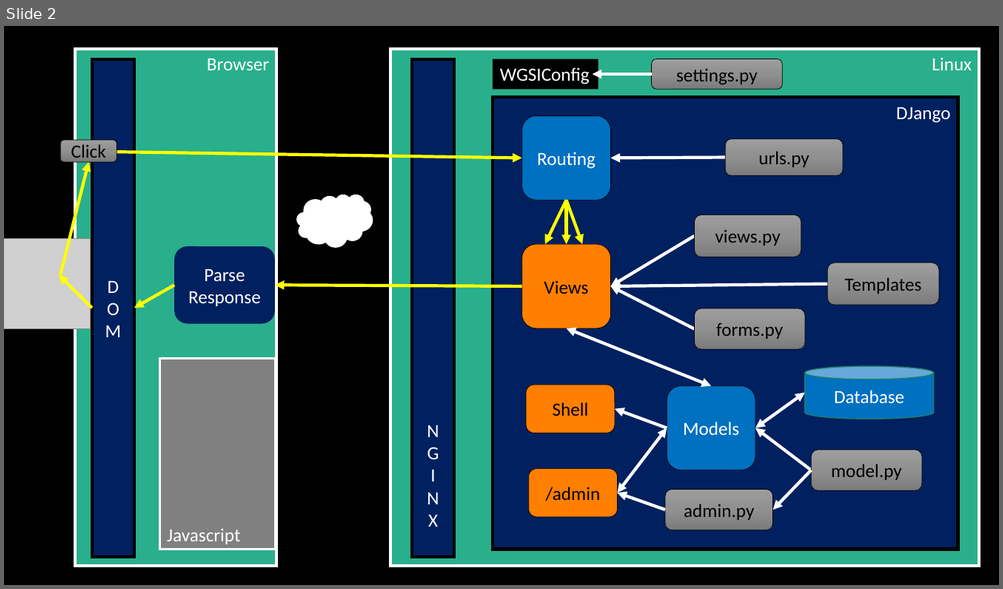
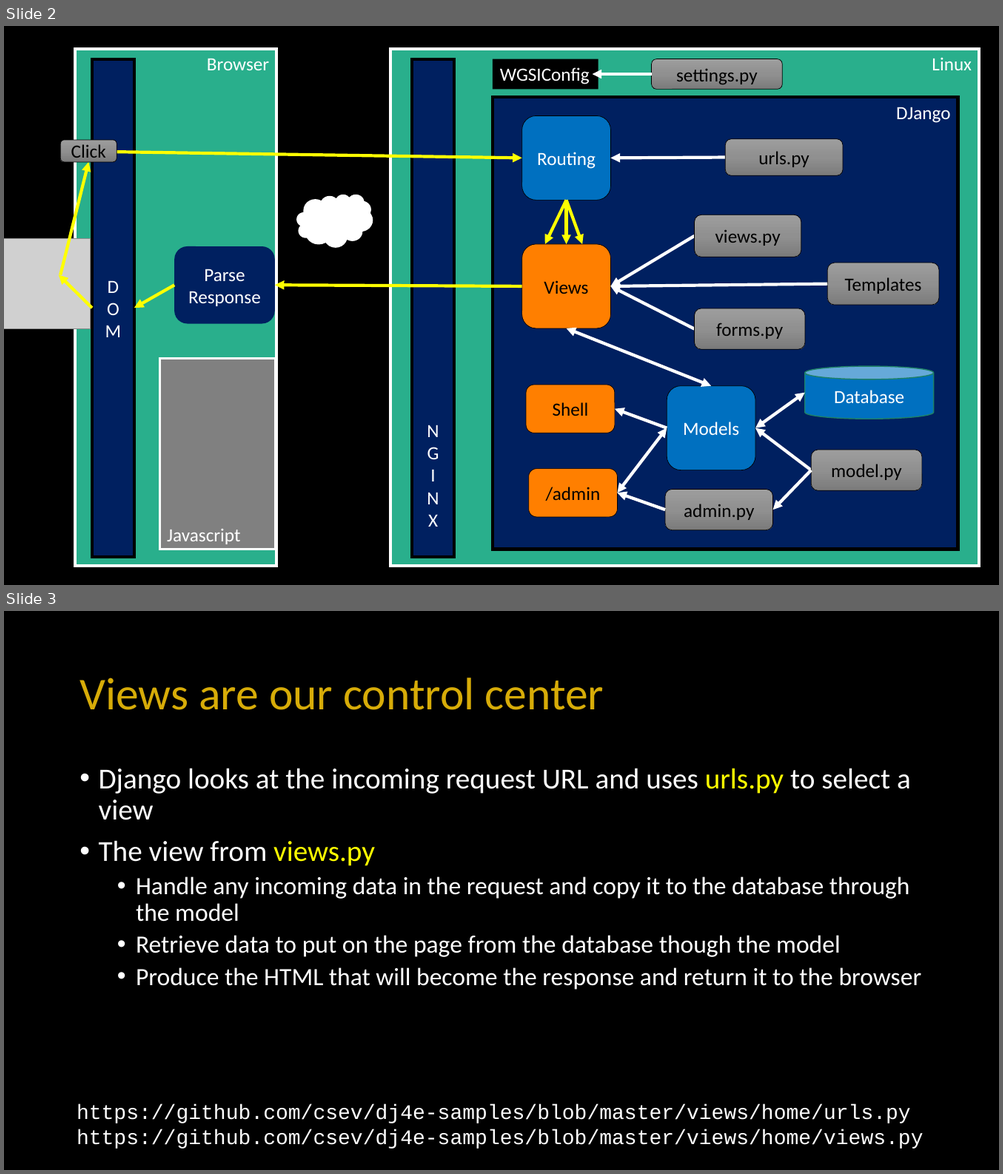
Before and after one commit to csev/dj4e, a slide deck: lectures/DJ-05-Views-Templates.pptx. Shown one above the other, each under a label of ours: slide 2 before the commit, slides 2 and 3 after it. The pictures are 1003x589 and 1003x1174 pixels, drawn with LibreOffice and Linux fonts; fonts in the diff are those of the drawing; grey boxes stand for pictures; background and template pictures are left out. Boxes give left, top, right and bottom in pixels: in the first picture for what was removed or moved away, otherwise in the second. Text is boxed around its words. In the diff, an @@ line names an element or a change of style, - is before the commit and + after.

```diff
--- a/lectures/DJ-05-Views-Templates.pptx
+++ b/lectures/DJ-05-Views-Templates.pptx
@@ slide 3 added at [4,611,999,1170], background #000000 @@
@@ title added at [79,678,604,710], 44 pt, text #D7AC08 @@
+Views are our control center
@@ text added at [99,768,922,990], 24 pt, text #FFFFFF @@
+• Django looks at the incoming request URL and uses urls.py to select a view
+• The view from views.py
+  • Handle any incoming data in the request and copy it to the database through the model
+  • Retrieve data to put on the page from the database though the model
+  • Produce the HTML that will become the response and return it to the browser
@@ text added at [77,1105,923,1149], 20 pt, text #FFFFFF @@
+https://github.com/csev/dj4e-samples/blob/master/views/home/urls.py
+https://github.com/csev/dj4e-samples/blob/master/views/home/views.py
```
Also in this commit, not shown: 2 slides changed, 14 other slides added, 1 other file.
